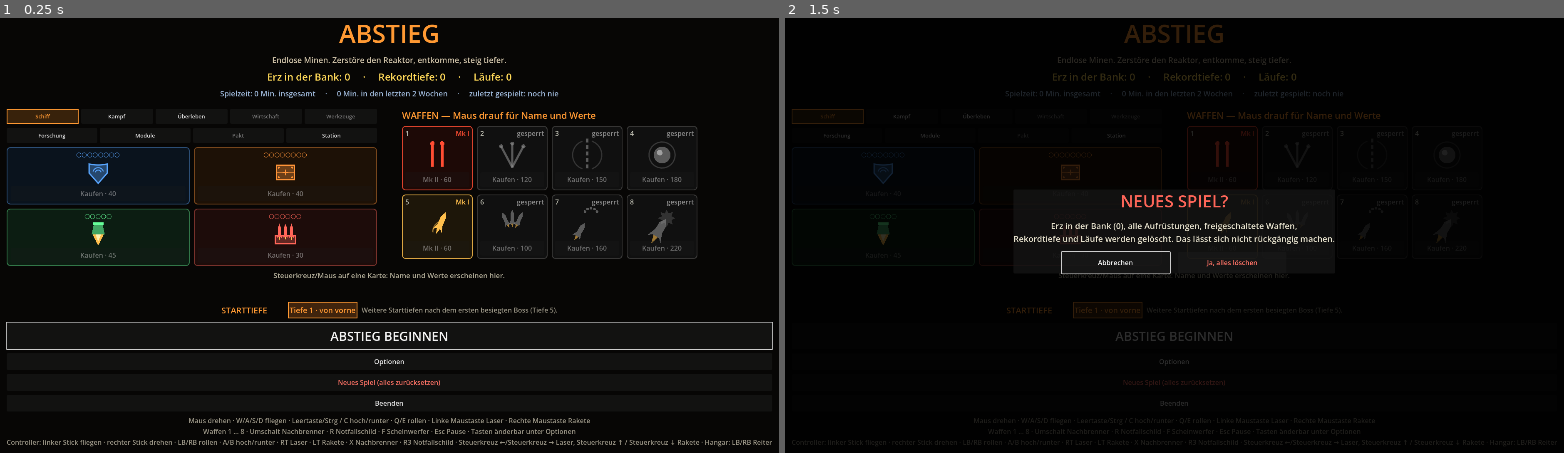
Above: before the commit, frames 1-2 (left to right).
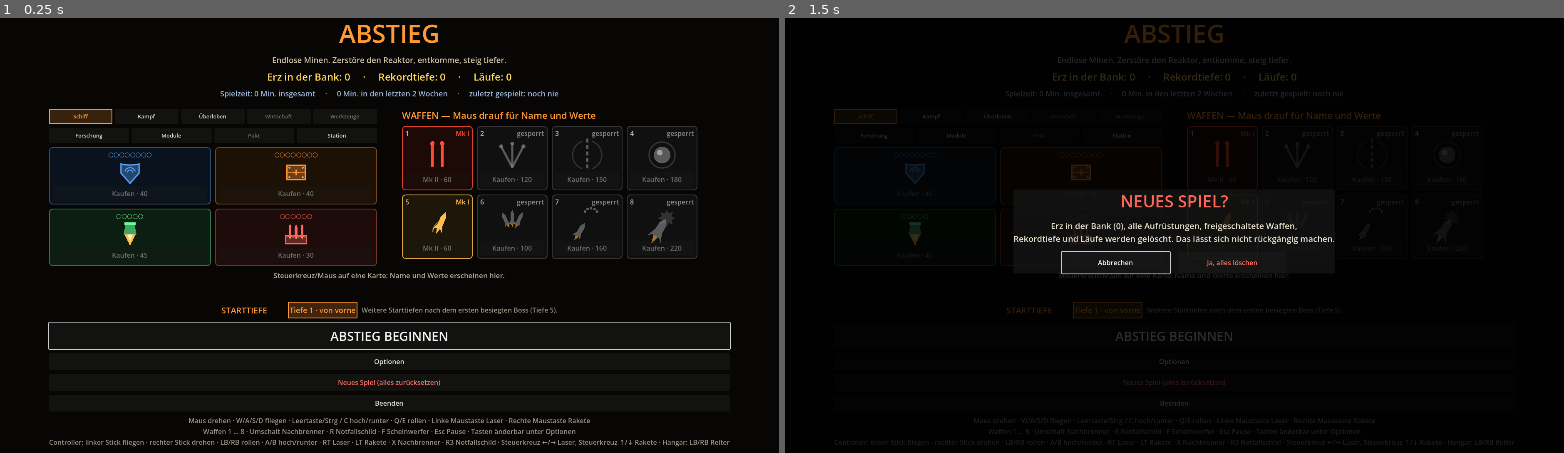
Above: after the commit, the same moments.

Repository: StevFischer/abstieg
Game: Godot game, scene res://scenes/main.tscn
Same seed, same stepped clock (60 frames per second), same inputs: the game is played once before the commit and once after it.
Inputs:
- Up to frame 1 (0.25 s): no input
- Up to frame 2 (1.5 s): click "Neues Spiel (alles zurücksetz…" at 0.5 s; click "Neues Spiel (alles zurücksetz…" at 1.25 s

The runs differ from the first frame. In frame 1, 2.4% of the frame differs, in the area x 0-100%, y 20-99%; in frame 2, 0.5%.

Commit message:
Controller-Hilfszeile im Hangar kürzer (Steuerkreuz zusammengefasst), Test prüft die Breite
Co-Authored-By: Claude Opus 5.5 <noreply@anthropic.com>

Diff:
--- a/scripts/Hangar.gd
+++ b/scripts/Hangar.gd
@@ -144,10 +144,10 @@
 			E.text_fuer("waffe_1"), E.text_fuer("waffe_8"), E.text_fuer("nachbrenner"), E.text_fuer("notfallschild"),
 			(" · %s Leitstrahl" % E.text_fuer("leitstrahl")) if E.text_fuer("leitstrahl") != "—" else "", E.text_fuer("licht"), E.text_fuer("pause")])
 	spalte.add_child(_label(tastatur +
-		("Controller: linker Stick fliegen · rechter Stick drehen · %s/%s rollen · %s/%s hoch/runter · %s Laser · %s Rakete · %s Nachbrenner · %s Notfallschild · %s/%s Laser, %s Rakete · Hangar: %s/%s Reiter" % [
+		("Controller: linker Stick fliegen · rechter Stick drehen · %s/%s rollen · %s/%s hoch/runter · %s Laser · %s Rakete · %s Nachbrenner · %s Notfallschild · %s Laser, %s Rakete · Hangar: %s/%s Reiter" % [
 			E.pad_text("rollen_links"), E.pad_text("rollen_rechts"), E.pad_text("hoch"), E.pad_text("runter"), E.pad_text("feuer"),
-			E.pad_text("rakete"), E.pad_text("nachbrenner"), E.pad_text("notfallschild"), E.pad_text("laser_zurueck"), E.pad_text("laser_weiter"),
-			E.pad_text("rakete_weiter"), E.pad_text("rollen_links"), E.pad_text("rollen_rechts")]),
+			E.pad_text("rakete"), E.pad_text("nachbrenner"), E.pad_text("notfallschild"), _pad_kurz(["laser_zurueck", "laser_weiter"]),
+			_pad_kurz(["rakete_weiter"]), E.pad_text("rollen_links"), E.pad_text("rollen_rechts")]),
 		16, Color(0.6, 0.58, 0.52), true))
 	# Nach einem Kauf bleibt der Fokus auf demselben Knopf (Controller), sonst auf "Abstieg beginnen".
 	var ziel: Control = erster
@@ -820,6 +820,18 @@
 		reihe.add_child(_label("Weitere Starttiefen nach dem ersten besiegten Boss (Tiefe 5).", 16, Color(0.6, 0.58, 0.52), false))
 
 
+## Hilfszeile: Steuerkreuz-Belegungen knapp, z. B. „Steuerkreuz ←/→“ statt „Steuerkreuz ← / Steuerkreuz →“,
+## sonst läuft die Zeile aus dem Bild.
+func _pad_kurz(aktionen: Array) -> String:
+	var teile: Array[String] = []
+	for a in aktionen:
+		teile.append(Eingabe.pad_text(a))
+	var t := "/".join(teile).replace(" / ", "/")
+	if t.contains("Steuerkreuz "):
+		t = "Steuerkreuz " + t.replace("Steuerkreuz ", "")
+	return t
+
+
 func _label(text: String, groesse: int, farbe: Color, zentriert: bool) -> Label:
 	var l := Label.new()
 	l.text = text
--- a/scripts/Main.gd
+++ b/scripts/Main.gd
@@ -2013,6 +2013,17 @@
 	ok = pruef.call("Standard", Eingabe.pad_text("licht") == "Y" and Eingabe.pad_text("feuer") == "RT" and Eingabe.pad_text("leitstrahl") == "—",
 		"Scheinwerfer „%s“, Laser „%s“, Leitstrahl „%s“" % [Eingabe.pad_text("licht"), Eingabe.pad_text("feuer"), Eingabe.pad_text("leitstrahl")]) and ok
 	_optionen_zu()
+	await _warte(0.3)
+	# Die Controller-Zeile im Hangar muss in die Breite passen (2026-10-11: lief mit „Steuerkreuz ← / Steuerkreuz →“ aus dem Bild)
+	var zeile := ""
+	var groesse := 16
+	for l in hangar.find_children("*", "Label", true, false):
+		if l.text.contains("Controller:"):
+			zeile = l.text.get_slice("\n", l.text.count("\n"))
+			groesse = l.get_theme_font_size("font_size")
+	var breite := ThemeDB.fallback_font.get_string_size(zeile, HORIZONTAL_ALIGNMENT_LEFT, -1, groesse).x
+	var platz := hangar.get_viewport_rect().size.x
+	ok = pruef.call("Hilfszeile passt", breite <= platz, "%.0f von %.0f Punkten: %s" % [breite, platz, zeile.right(60)]) and ok
 	for e in erg:
 		Protokoll.schreib("test", "Controller-Belegung: " + e)
 	Protokoll.schreib("test", "PAD-TEST %s" % ("BESTANDEN" if ok else "FEHLGESCHLAGEN"))
